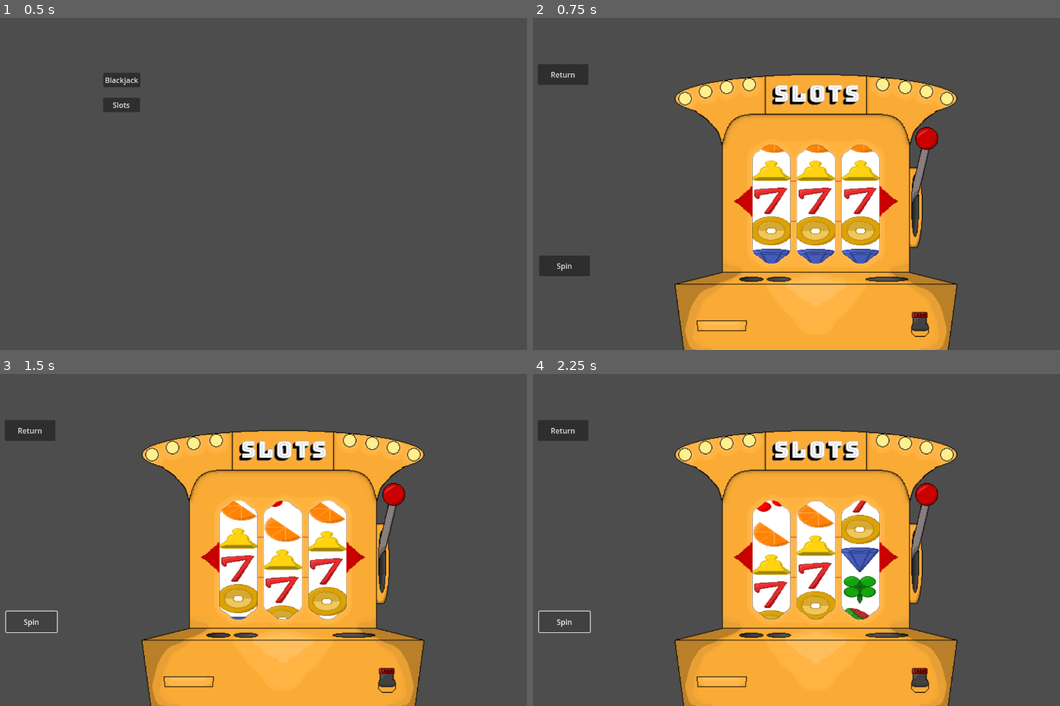
Above: before the commit, frames 1-4 (two rows, left to right).
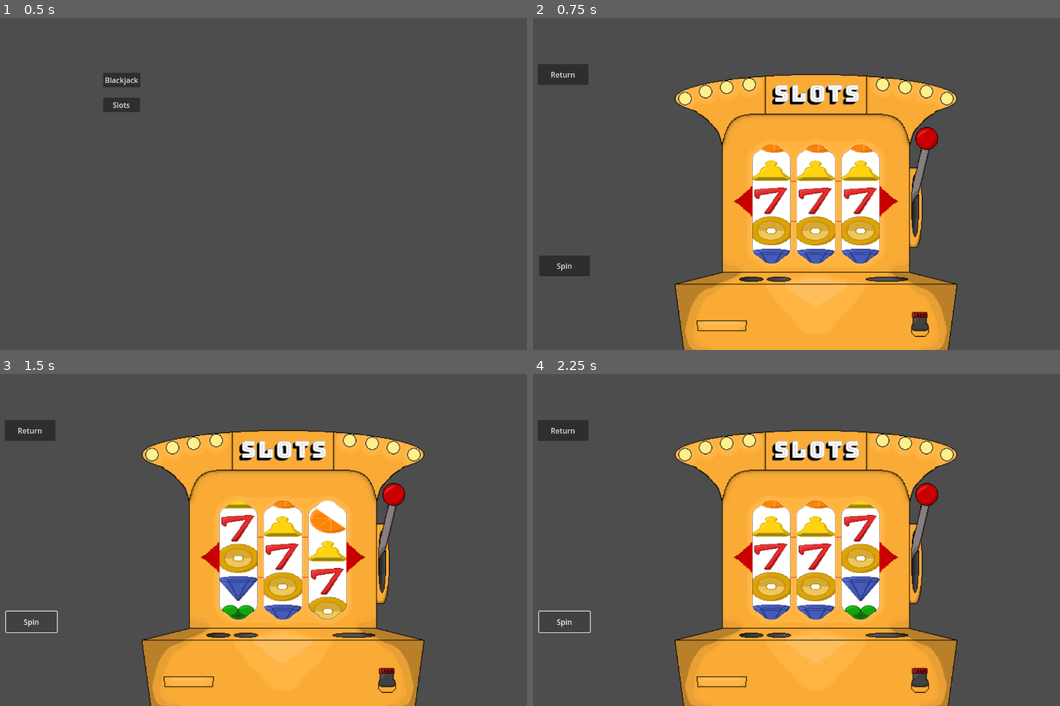
Above: after the commit, the same moments.

Repository: OwenFrakes/congressAppChallenge
Game: Godot game, scene res://Scenes/playerMovement.tscn
Same seed, same stepped clock (60 frames per second), same inputs: the game is played once before the commit and once after it. The engine's default icon, where the game draws it, is replaced by a stand-in: a white triangle on a blue panel in a dark square.
Inputs:
- Up to frame 1 (0.5 s): no input
- Up to frame 2 (0.75 s): click "Slots" at 0.5 s
- Up to frame 3 (1.5 s): click "Spin" at 1.25 s
- Up to frame 4 (2.25 s): click "Spin" at 2 s

Frame 1 is identical in both runs. In frame 2, less than 0.1% of the frame differs, in the area x 58-66%, y 39-71%; in frame 3, 5.3%; in frame 4, 5.4%, in the area x 41-66%, y 38-74%.

Commit message:
Random Updated
Picks a Number 1-8 per slot.  Slots position changed according to the number selected.
This should make it easier to do the point calculations because I can check 8 positions rather than hundreds.

Diff:
--- a/Scenes/slots.tscn
+++ b/Scenes/slots.tscn
@@ -1,11 +1,10 @@
-[gd_scene load_steps=7 format=3 uid="uid://cvcnpudfilq4h"]
+[gd_scene load_steps=6 format=3 uid="uid://cvcnpudfilq4h"]
 
 [ext_resource type="Texture2D" uid="uid://cywlyamdicsed" path="res://Resources/SlotMachine.png" id="1_0ends"]
 [ext_resource type="Script" path="res://Scripts/player_mover.gd" id="1_3r35x"]
 [ext_resource type="Texture2D" uid="uid://diku4gi3yok6b" path="res://Resources/Spinny Part.png" id="1_lb5vh"]
 [ext_resource type="Script" path="res://Scripts/slots.gd" id="4_87nd7"]
 [ext_resource type="Texture2D" uid="uid://w6tpjke1vpwy" path="res://Resources/Clipping Mask.png" id="5_q8grc"]
-[ext_resource type="Texture2D" uid="uid://dxiid5fb4k47q" path="res://Resources/icon.svg" id="6_3hrkd"]
 
 [node name="Slots" type="Node2D"]
 
@@ -43,7 +42,7 @@
 texture = ExtResource("1_lb5vh")
 
 [node name="SpinnyPartTL" type="Sprite2D" parent="ClippingMaskL"]
-position = Vector2(-0.329651, -323.88)
+position = Vector2(-0.33, 16.325)
 scale = Vector2(1.26593, 0.850839)
 texture = ExtResource("1_lb5vh")
 
@@ -60,7 +59,7 @@
 texture = ExtResource("1_lb5vh")
 
 [node name="SpinnyPartTM" type="Sprite2D" parent="ClippingMaskM"]
-position = Vector2(-0.568451, -324.955)
+position = Vector2(-0.568, 16.325)
 scale = Vector2(1.24876, 0.853061)
 texture = ExtResource("1_lb5vh")
 
@@ -77,13 +76,9 @@
 texture = ExtResource("1_lb5vh")
 
 [node name="SpinnyPartTR" type="Sprite2D" parent="ClippingMaskR"]
-position = Vector2(-0.989014, -324.044)
+position = Vector2(0.33, 16.325)
 scale = Vector2(1.26593, 0.851178)
 texture = ExtResource("1_lb5vh")
 
-[node name="Icon" type="Sprite2D" parent="ClippingMaskR"]
-position = Vector2(-280.549, 0)
-texture = ExtResource("6_3hrkd")
-
 [connection signal="pressed" from="SpinButton" to="SpinButton" method="_on_pressed"]
 [connection signal="pressed" from="ReturnButton" to="ReturnButton" method="_on_pressed"]
--- a/Scripts/slots.gd
+++ b/Scripts/slots.gd
@@ -7,30 +7,88 @@
 
 func _on_spin_button_pressed() -> void:
 	print("button preseed")
-	#Randomize Base Positions
-	$"../ClippingMaskL/SpinnyPartL".position.y = randi_range(-173,189)
-	$"../ClippingMaskM/SpinnyPartM".position.y = randi_range(-173,189)
-	$"../ClippingMaskR/SpinnyPartR".position.y = randi_range(-173,189)
+	#Randomize Position
+	var leftPos = randi_range(1,8)
+	var midPos = randi_range(1,8)
+	var rightPos = randi_range(1,8)
+
+	#Set Position (Left)
+	if leftPos == 1:
+		$"../ClippingMaskL/SpinnyPartL".position.y = 16 + 130
+	elif leftPos == 2:
+		$"../ClippingMaskL/SpinnyPartL".position.y = 16 + 85
+	elif leftPos == 3:
+		$"../ClippingMaskL/SpinnyPartL".position.y = 16 + 45
+	elif leftPos == 4:
+		$"../ClippingMaskL/SpinnyPartL".position.y = 16
+	elif leftPos == 5:
+		$"../ClippingMaskL/SpinnyPartL".position.y = 16 - 40
+	elif leftPos == 6:
+		$"../ClippingMaskL/SpinnyPartL".position.y = 16 - 85
+	elif leftPos == 7:
+		$"../ClippingMaskL/SpinnyPartL".position.y = 16 - 125
+	else:
+		$"../ClippingMaskL/SpinnyPartL".position.y = 16 - 165
+
+	#Set Position (Middle)
+	if midPos == 1:
+		$"../ClippingMaskM/SpinnyPartM".position.y = 16 + 130
+	elif midPos == 2:
+		$"../ClippingMaskM/SpinnyPartM".position.y = 16 + 85
+	elif midPos == 3:
+		$"../ClippingMaskM/SpinnyPartM".position.y = 16 + 45
+	elif midPos == 4:
+		$"../ClippingMaskM/SpinnyPartM".position.y = 16
+	elif midPos == 5:
+		$"../ClippingMaskM/SpinnyPartM".position.y = 16 - 40
+	elif midPos == 6:
+		$"../ClippingMaskM/SpinnyPartM".position.y = 16 - 85
+	elif midPos == 7:
+		$"../ClippingMaskM/SpinnyPartM".position.y = 16 - 125
+	else:
+		$"../ClippingMaskM/SpinnyPartM".position.y = 16 - 165
+
+	#Set Position (Right)
+	if rightPos == 1:
+		$"../ClippingMaskR/SpinnyPartR".position.y = 16 + 130
+	elif rightPos == 2:
+		$"../ClippingMaskR/SpinnyPartR".position.y = 16 + 85
+	elif rightPos == 3:
+		$"../ClippingMaskR/SpinnyPartR".position.y = 16 + 45
+	elif rightPos == 4:
+		$"../ClippingMaskR/SpinnyPartR".position.y = 16
+	elif rightPos == 5:
+		$"../ClippingMaskR/SpinnyPartR".position.y = 16 - 40
+	elif rightPos == 6:
+		$"../ClippingMaskR/SpinnyPartR".position.y = 16 - 85
+	elif rightPos == 7:
+		$"../ClippingMaskR/SpinnyPartR".position.y = 16 - 125
+	else:
+		$"../ClippingMaskR/SpinnyPartR".position.y = 16 - 165
 
 	var SpinnyPartL = $"../ClippingMaskL/SpinnyPartL".position.y
 	var SpinnyPartM = $"../ClippingMaskM/SpinnyPartM".position.y
 	var SpinnyPartR = $"../ClippingMaskR/SpinnyPartR".position.y
+
 	#Place the Other Half (Left)
 	if SpinnyPartL > 16:
 		$"../ClippingMaskL/SpinnyPartTL".position.y = SpinnyPartL - 95
-	elif SpinnyPartL < 16: #working
+	elif SpinnyPartL <= 16: #working
 		$"../ClippingMaskL/SpinnyPartTL".position.y = SpinnyPartL + 300
 
 	#Place the Other Half (Middle)
 	if SpinnyPartM > 16:
 		$"../ClippingMaskM/SpinnyPartTM".position.y = SpinnyPartM - 95
-	elif SpinnyPartM < 16: #working
+	elif SpinnyPartM <= 16: #working
 		$"../ClippingMaskM/SpinnyPartTM".position.y = SpinnyPartM + 300
 
 	#Place the Other Half (Right)
 	if SpinnyPartR > 16:
 		$"../ClippingMaskR/SpinnyPartTR".position.y = SpinnyPartR - 95
-	elif SpinnyPartR < 16: #working
+	elif SpinnyPartR <= 16: #working
 		$"../ClippingMaskR/SpinnyPartTR".position.y = SpinnyPartR + 300
+
+
+
 func _on_pressed() -> void:
 	_on_spin_button_pressed() # Replace with function body.
